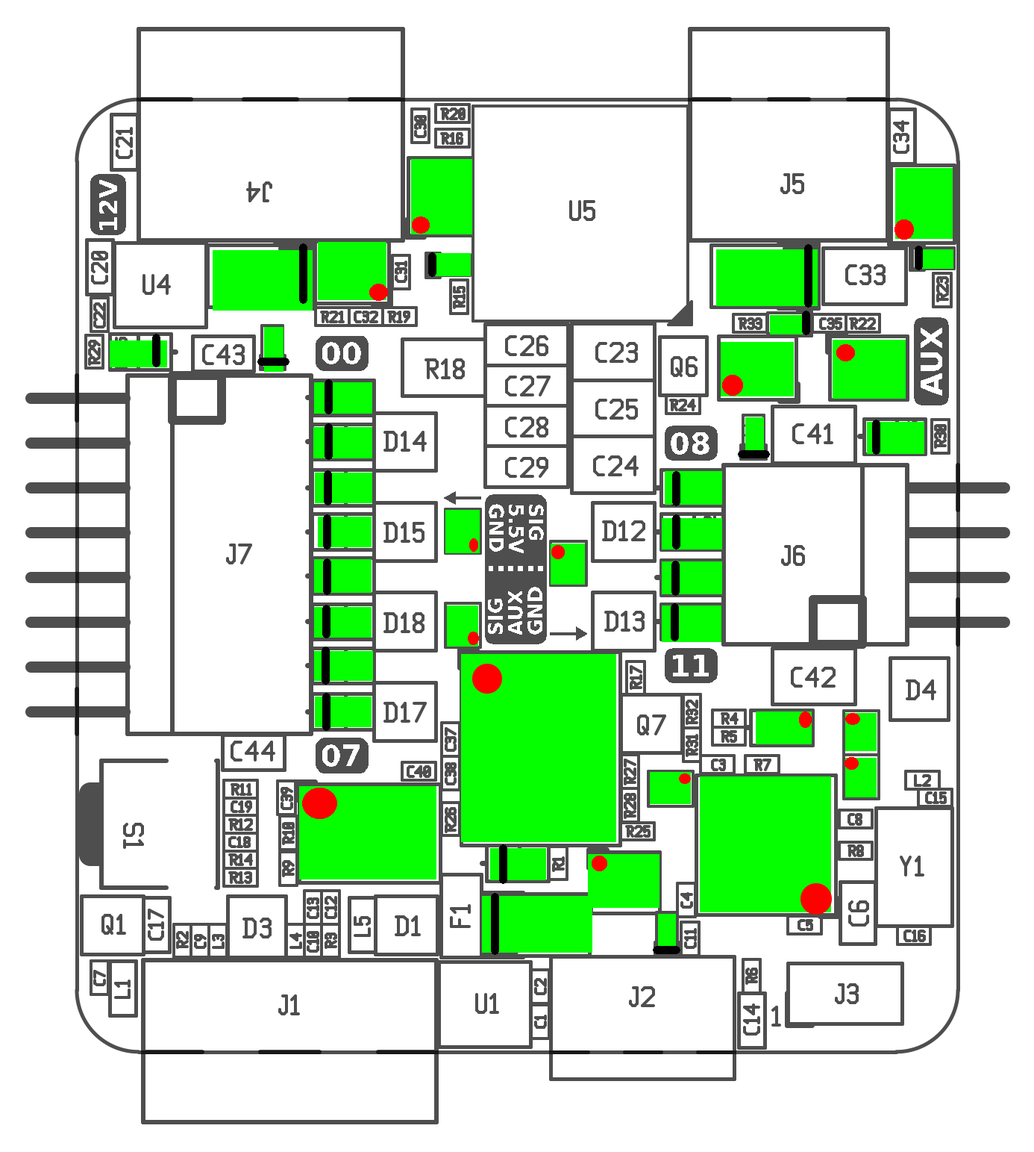
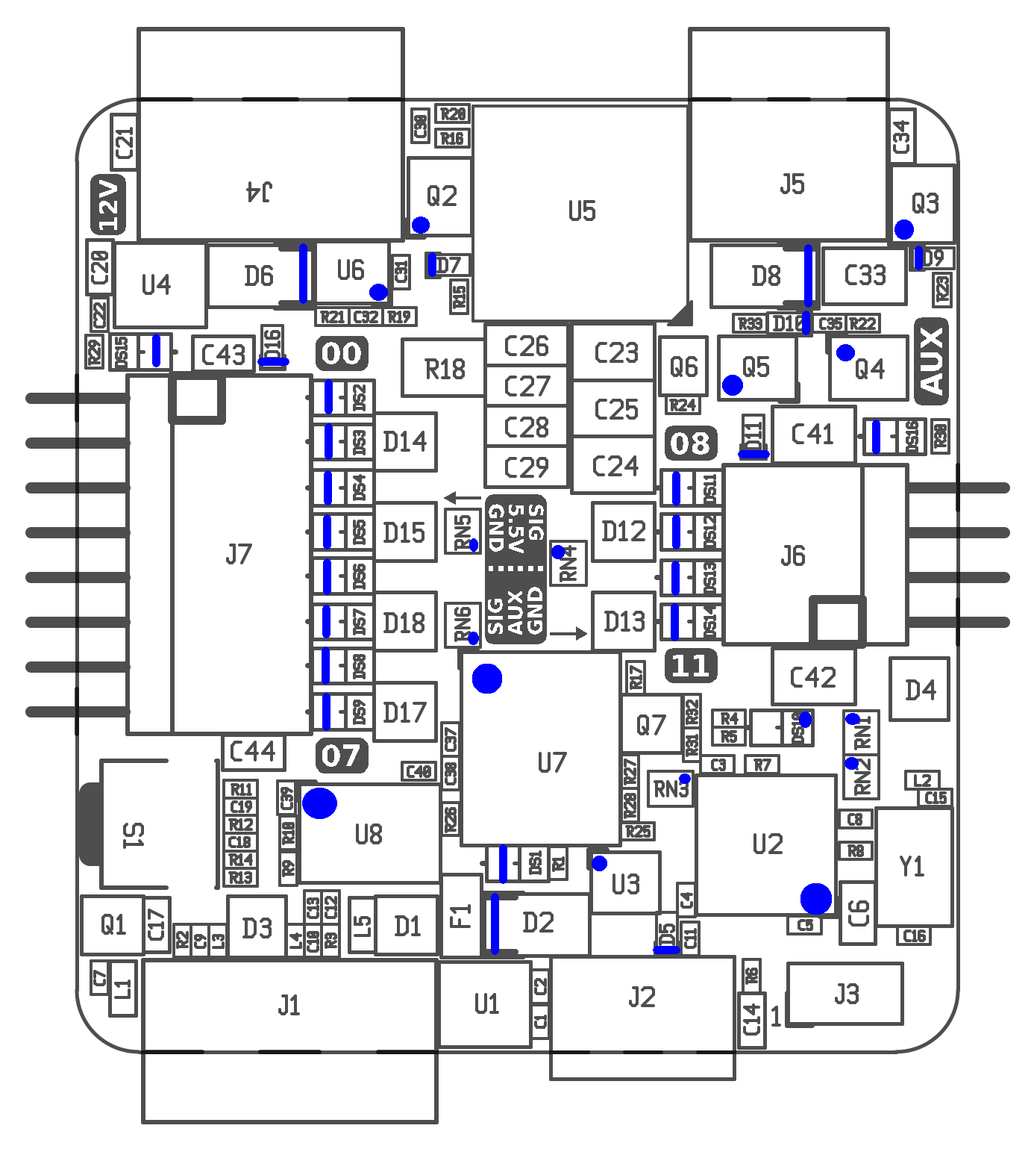
Revision of a layered 1034 × 1152 image; what changed, layer by layer:
painted on "Annotation" over 152, 216, 924, 955
hid "Done" over 109, 158, 954, 954
